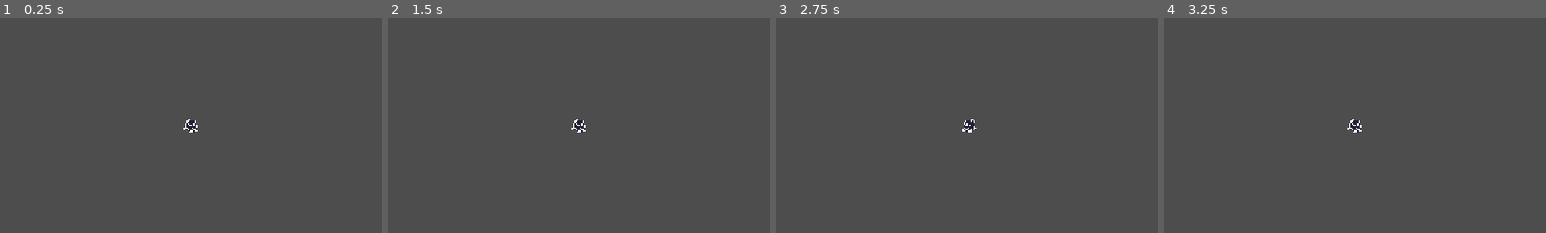
Above: before the commit, frames 1-4 (left to right).
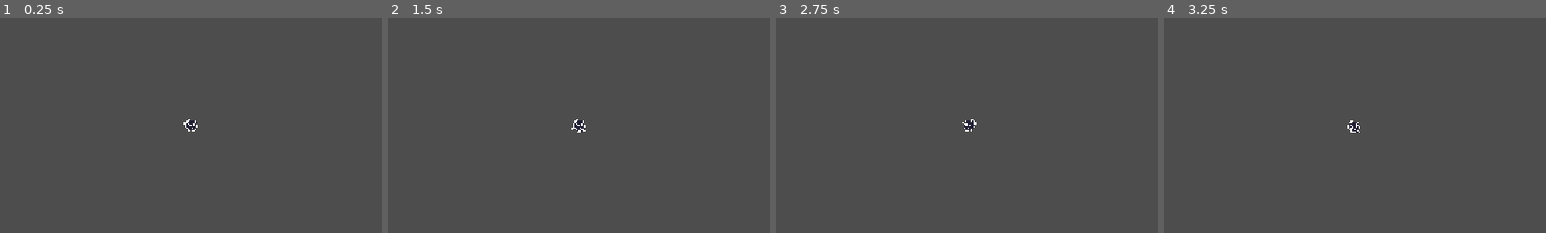
Above: after the commit, the same moments.

Repository: AugustoCGM/Project-Godot
Game: Godot game, scene res://scene/game.tscn
Same seed, same stepped clock (60 frames per second), same inputs: the game is played once before the commit and once after it.
Inputs:
- Up to frame 1 (0.25 s): no input
- Up to frame 2 (1.5 s): tap Enter (ui_accept) at 0.5, 0.6, 1.25 s; hold Right (ui_right) from 0.53 s (still down); tap Space (jump, bound only after the commit) at 0.77, 0.8, 1.07, 1.35 s
- Up to frame 3 (2.75 s): tap Space (jump, bound only after the commit) at 1.52, 1.82, 2.3 s; tap Enter (ui_accept) at 1.55, 2, 2.1 s; release Right (ui_right) at 2.03 s; hold Left (ui_left) from 2.03 s (still down)
- Up to frame 4 (3.25 s): tap Enter (ui_accept) at 2.75, 2.85 s; release Left (ui_left) at 2.78 s; hold Right (ui_right) from 2.78 s (still down); tap Space (jump, bound only after the commit) at 3.02 s
The pictures show only the part of the screen within x 21-71%, y 23-73%; the shares and areas given below are measured in that part.

The runs differ from the first frame. In frame 1, less than 0.1% of the frame differs, in the area x 48-52%, y 48-54%; in frame 2, nothing differs; in frame 3, less than 0.1%; in frame 4, 0.1%, in the area x 48-52%, y 47-54%.

Commit message:
fisica de queda

Diff:
--- a/entities/player.tscn
+++ b/entities/player.tscn
@@ -5,6 +5,10 @@
 
 [sub_resource type="RectangleShape2D" id="RectangleShape2D_db2vd"]
 size = Vector2(12, 15)
+
+[sub_resource type="AtlasTexture" id="AtlasTexture_b0kkn"]
+atlas = ExtResource("2_b0kkn")
+region = Rect2(174, 11, 25, 21)
 
 [sub_resource type="AtlasTexture" id="AtlasTexture_e4p34"]
 atlas = ExtResource("2_b0kkn")
@@ -28,6 +32,14 @@
 
 [sub_resource type="SpriteFrames" id="SpriteFrames_ky1m6"]
 animations = [{
+"frames": [{
+"duration": 1.0,
+"texture": SubResource("AtlasTexture_b0kkn")
+}],
+"loop": 1,
+"name": &"falling",
+"speed": 5.0
+}, {
 "frames": [{
 "duration": 1.0,
 "texture": SubResource("AtlasTexture_e4p34")
@@ -69,8 +81,7 @@
 [node name="AnimatedSprite2D" type="AnimatedSprite2D" parent="." unique_id=1272507710]
 texture_filter = 1
 sprite_frames = SubResource("SpriteFrames_ky1m6")
-animation = &"walk"
-frame_progress = 0.44878033
+animation = &"falling"
 
 [node name="Camera2D" type="Camera2D" parent="." unique_id=1934031439]
 position = Vector2(47, 11)
--- a/project.godot
+++ b/project.godot
@@ -20,6 +20,26 @@
 window/stretch/mode="canvas_items"
 window/stretch/aspect="expand"
 
+[input]
+
+left={
+"deadzone": 0.2,
+"events": [Object(InputEventKey,"resource_local_to_scene":false,"resource_name":"","device":-1,"window_id":0,"alt_pressed":false,"shift_pressed":false,"ctrl_pressed":false,"meta_pressed":false,"pressed":false,"keycode":0,"physical_keycode":65,"key_label":0,"unicode":97,"location":0,"echo":false,"script":null)
+, Object(InputEventKey,"resource_local_to_scene":false,"resource_name":"","device":-1,"window_id":0,"alt_pressed":false,"shift_pressed":false,"ctrl_pressed":false,"meta_pressed":false,"pressed":false,"keycode":0,"physical_keycode":4194319,"key_label":0,"unicode":0,"location":0,"echo":false,"script":null)
+]
+}
+right={
+"deadzone": 0.2,
+"events": [Object(InputEventKey,"resource_local_to_scene":false,"resource_name":"","device":-1,"window_id":0,"alt_pressed":false,"shift_pressed":false,"ctrl_pressed":false,"meta_pressed":false,"pressed":false,"keycode":0,"physical_keycode":68,"key_label":0,"unicode":100,"location":0,"echo":false,"script":null)
+, Object(InputEventKey,"resource_local_to_scene":false,"resource_name":"","device":-1,"window_id":0,"alt_pressed":false,"shift_pressed":false,"ctrl_pressed":false,"meta_pressed":false,"pressed":false,"keycode":0,"physical_keycode":4194321,"key_label":0,"unicode":0,"location":0,"echo":false,"script":null)
+]
+}
+jump={
+"deadzone": 0.2,
+"events": [Object(InputEventKey,"resource_local_to_scene":false,"resource_name":"","device":-1,"window_id":0,"alt_pressed":false,"shift_pressed":false,"ctrl_pressed":false,"meta_pressed":false,"pressed":false,"keycode":0,"physical_keycode":32,"key_label":0,"unicode":32,"location":0,"echo":false,"script":null)
+]
+}
+
 [physics]
 
 3d/physics_engine="Jolt Physics"
--- a/scripts/player.gd
+++ b/scripts/player.gd
@@ -12,12 +12,12 @@
 		velocity += get_gravity() * delta
 
 	# Handle jump.
-	if Input.is_action_just_pressed("ui_accept") and is_on_floor():
+	if Input.is_action_just_pressed("jump") and is_on_floor():
 		velocity.y = JUMP_VELOCITY
 
 	# Get the input direction and handle the movement/deceleration.
 	# As good practice, you should replace UI actions with custom gameplay actions.
-	var direction := Input.get_axis("ui_left", "ui_right")
+	var direction := Input.get_axis("left", "right")
 	if direction:
 		velocity.x = direction * SPEED
 	else:
@@ -34,12 +34,16 @@
 			ani.play("idle")
 
 	else:
-		ani.play("jump")
+		# Verifica se a velocidade no eixo Y é maior que 0 (caindo)
+		if velocity.y > 0:
+			ani.play("falling")
+		else:
+			ani.play("jump")
+
+		#virar o sprite enquanto o personagem está no ar
 		if direction > 0:
 			ani.flip_h = false
 		elif direction < 0:
 			ani.flip_h = true
 
-
-
 	move_and_slide()
Binary file changed: sprites/black blob/Sprite-0001.png
